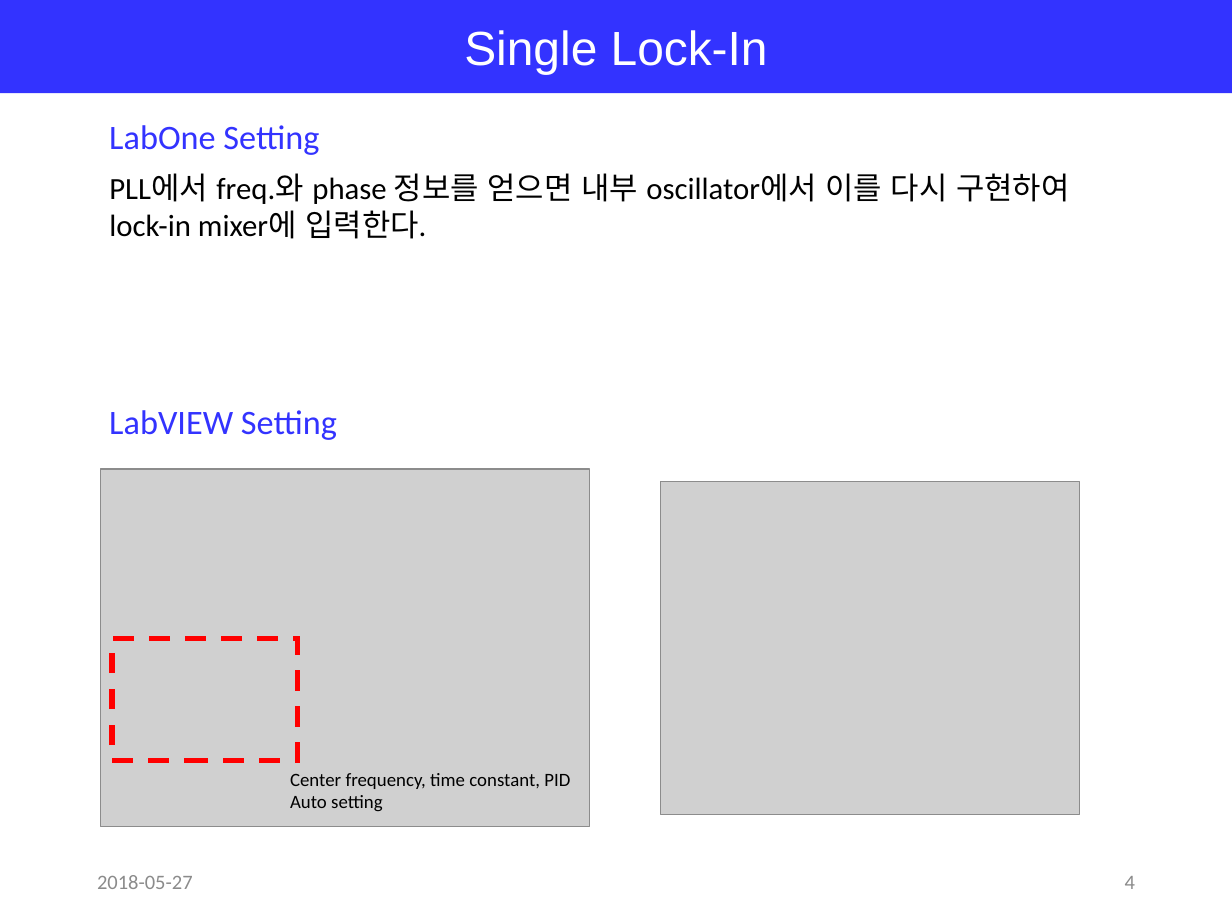
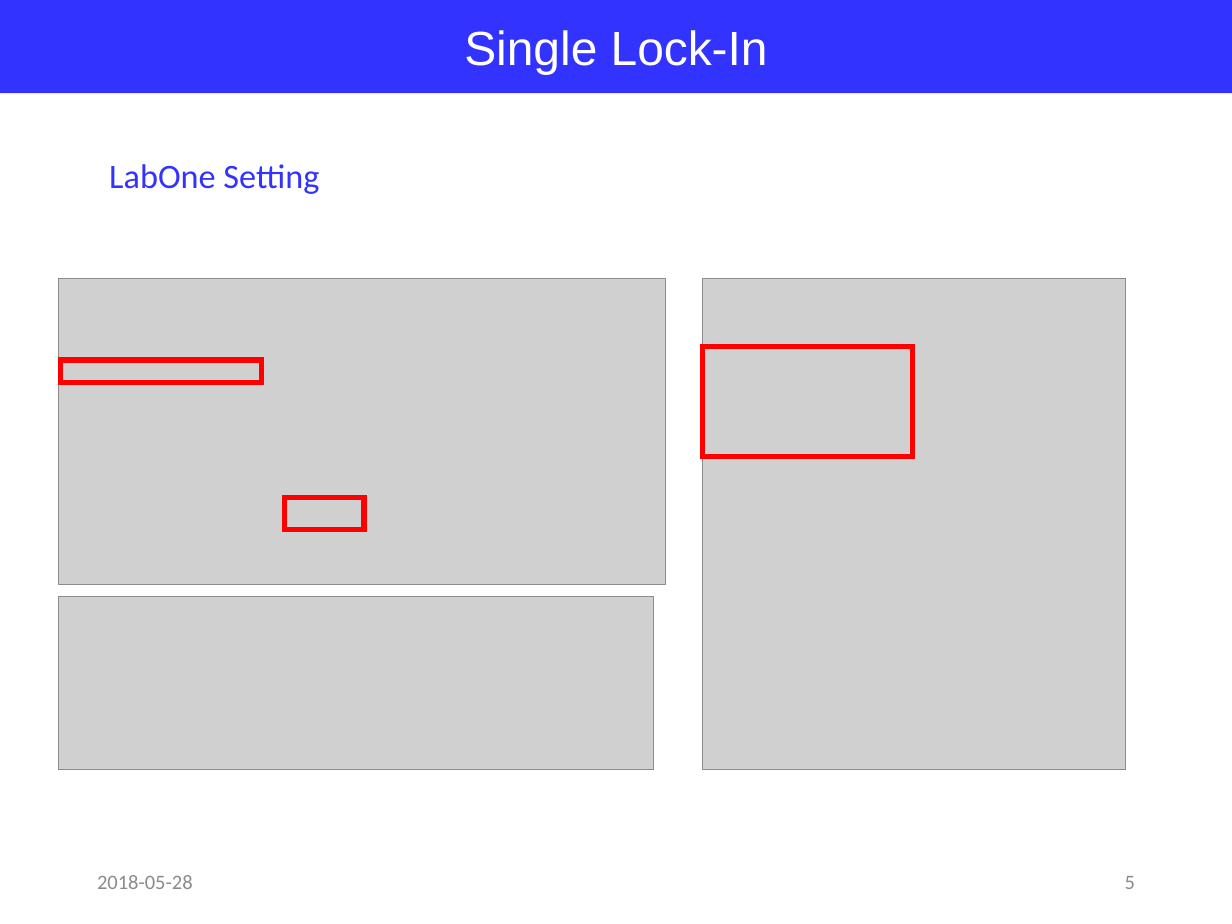
Before and after one commit to jglee96/NBTP_Lab, a slide deck: slide 5 of 랩미팅/201805/180528 Zurich Lock-In(Jong).pptx (slide 4 before the commit). Drawn at 1232x924 pixels with LibreOffice and Linux fonts; fonts in the diff are those of the drawing; grey boxes stand for pictures. Boxes give left, top, right and bottom in pixels: in the first picture for what was removed or moved away, otherwise in the second. Text is boxed around its words. In the diff, an @@ line names an element or a change of style, - is before the commit and + after.

```diff
--- a/랩미팅/201805/180528 Zurich Lock-In(Jong).pptx
+++ b/랩미팅/201805/180528 Zurich Lock-In(Jong).pptx
@@ text "LabOne Setting" moved from (x1=109, y1=125, x2=319, y2=155) to (x1=109, y1=164, x2=319, y2=194) @@
@@ text removed at (x1=109, y1=173, x2=1069, y2=239) @@
-PLL에서 freq.와 phase 정보를 얻으면 내부 oscillator에서 이를 다시 구현하여 lock-in mixer에 입력한다.
@@ picture added at (x1=58, y1=278, x2=665, y2=584) @@
@@ picture added at (x1=702, y1=278, x2=1125, y2=770) @@
@@ rectangle added at (x1=702, y1=346, x2=912, y2=457), outline #FF0000 3 pt @@
@@ rectangle added at (x1=60, y1=360, x2=260, y2=383), outline #FF0000 3 pt @@
@@ text removed at (x1=109, y1=410, x2=337, y2=440) @@
-LabVIEW Setting
@@ picture removed at (x1=101, y1=469, x2=590, y2=827) @@
@@ rectangle added at (x1=285, y1=498, x2=365, y2=531), outline #FF0000 3 pt @@
@@ picture removed at (x1=660, y1=482, x2=1079, y2=814) @@
@@ picture added at (x1=58, y1=596, x2=653, y2=770) @@
@@ rectangle removed at (x1=112, y1=638, x2=298, y2=760) @@
@@ text removed at (x1=290, y1=773, x2=570, y2=811) @@
-Center frequency, time constant, PID
-Auto setting
@@ text at (x1=97, y1=875, x2=193, y2=889): text changed @@
-2018-05-27
+2018-05-28
@@ page number at (x1=1125, y1=876, x2=1135, y2=889): text changed @@
-4
+5
```
Also in this commit, not shown: 5 other slides changed, 2 slides added, 6 other files.
